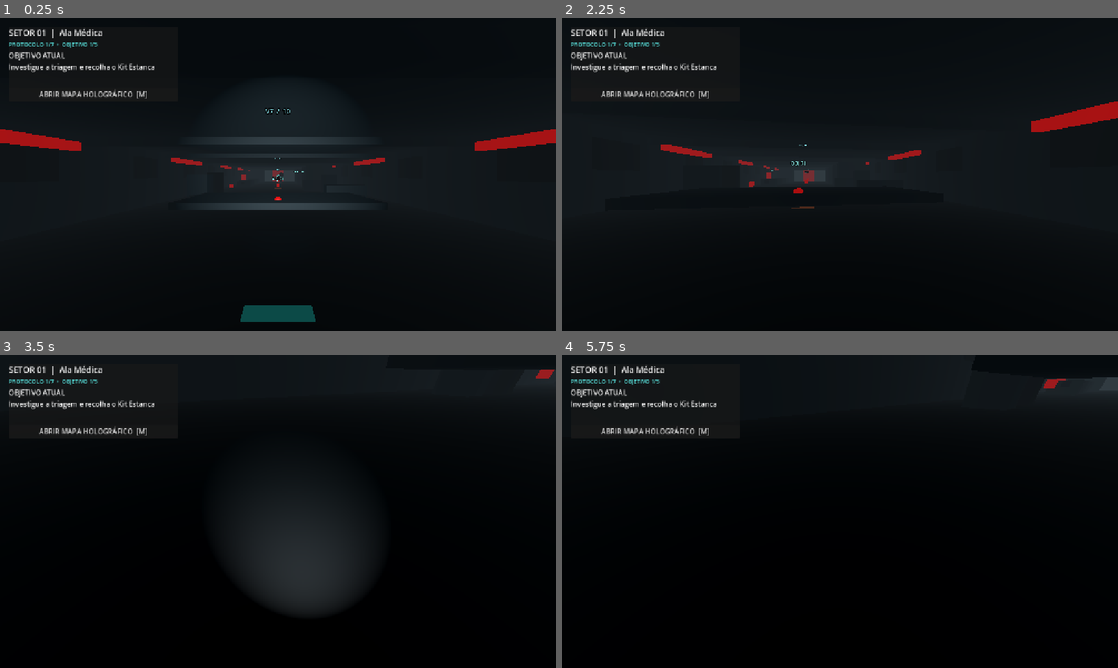
Above: before the commit, frames 1-4 (two rows, left to right).
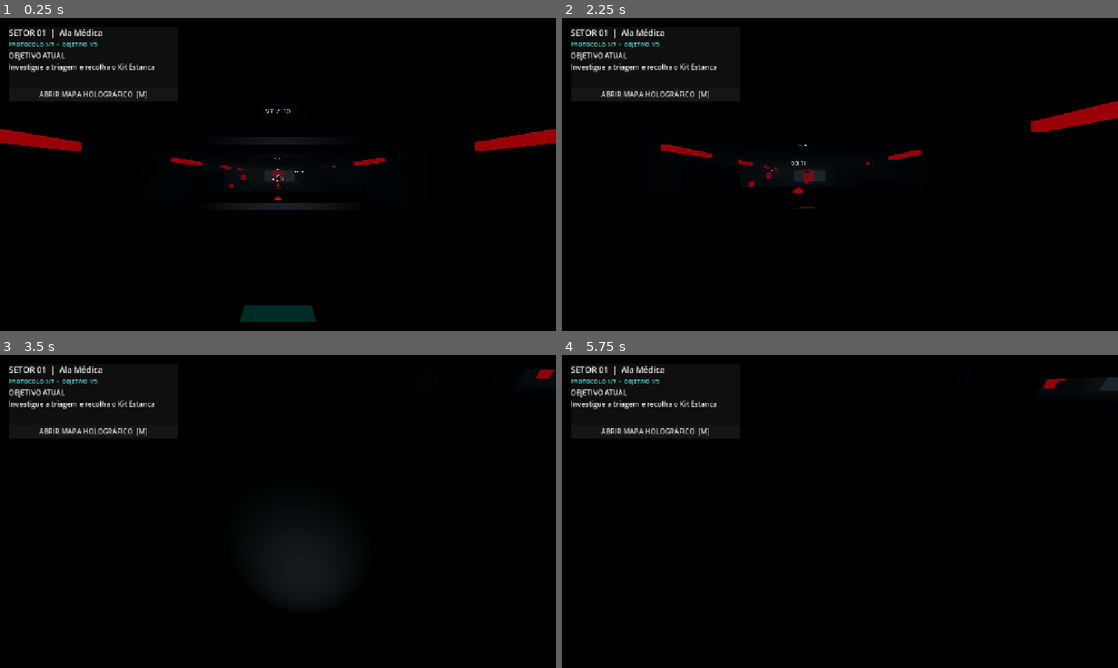
Above: after the commit, the same moments.

Repository: Dracko8891/NEWBORN
Game: Godot game, scene res://scenes/main.tscn
Two runs of this game, one before a commit and one after it. Both use one fixed random seed, a clock stepped at 60 frames per second and the inputs below.
Inputs (mouse positions are in pixels of both pictures, inside the frame that each line leads up to):
- Up to frame 1 (0.25 s): no input
- Up to frame 2 (2.25 s): tap Enter at 0.5 s; move the mouse to (867, 174) at 0.52 s; hold W (move_forward) 0.53-1.25 s; hold L (flashlight) 0.53-1.25 s; click (867, 174) at 0.67 s; click "ABRIR MAPA HOLOGRÁFICO [M]" at 1.25 s; click "FECHAR [M]" at 2 s
- Up to frame 3 (3.5 s): tap Space at 2.75 s; move the mouse to (250, 511) at 2.77 s; hold W (move_forward) from 2.78 s (still down); tap C (crouch) at 2.85 s; click (250, 511) at 2.92 s; tap L (flashlight) at 3.05 s
- Up to frame 4 (5.75 s): keep holding W (move_forward); move the mouse to (851, 505) at 3.52 s; hold X (dynamo) 3.53-4.28 s; click (851, 505) at 3.67 s; tap L (flashlight) at 3.8, 4.35, 5.3 s; tap Enter at 4.25 s; move the mouse to (834, 517) at 4.27 s; click (834, 517) at 4.42 s; tap Space at 5 s; move the mouse to (878, 514) at 5.02 s; hold F (interact) from 5.03 s (still down); click (878, 514) at 5.17 s

The runs differ from the first frame. In frame 1, 29% of the frame differs, in the area x 0-100%, y 19-98%; in frame 2, 20%; in frame 3, 4.2%; in frame 4, 4.2%.
Error after the commit: Parse Error: Function "_material()" not found in base self. (res://systems/horror_atmosphere.gd:84)

Commit message:
Add cinematic horror atmosphere, first-person arms and organic Newborn model

Diff:
--- a/ai/newborn_hunter.gd
+++ b/ai/newborn_hunter.gd
@@ -23,9 +23,14 @@
 var attack_cooldown := 0.0
 var _repath_timer := 0.0
 var _investigate_timer := 0.0
+var _organic_head: Node3D
+var _lower_jaw: Node3D
+var _organic_veins: Array[MeshInstance3D] = []
+var _horror_clock := 0.0
 
 func _ready() -> void:
 	add_to_group("noise_listeners")
+	_build_organic_body()
 	eyes = get_node_or_null("EyesRay") as RayCast3D
 	if eyes == null:
 		eyes = RayCast3D.new()
@@ -60,6 +65,89 @@
 	stun_timer = maxf(seconds, stun_seconds)
 	state = State.STUNNED
 	velocity = Vector3.ZERO
+
+func _process(delta: float) -> void:
+	_horror_clock += delta
+	if is_instance_valid(_organic_head):
+		var threat := 1.0 if state in [State.HUNT, State.MIMIC_AMBUSH] else 0.25
+		_organic_head.rotation.z = sin(_horror_clock * (9.0 + threat * 8.0)) * 0.045 * threat
+		_organic_head.rotation.x = sin(_horror_clock * 5.3) * 0.025
+	if is_instance_valid(_lower_jaw):
+		var jaw_open := 0.32 if state == State.HUNT else 0.02
+		_lower_jaw.rotation.x = lerpf(_lower_jaw.rotation.x, jaw_open + sin(_horror_clock * 17.0) * 0.025, delta * 5.0)
+	var pulse := 0.5 + 0.5 * sin(_horror_clock * 5.4)
+	for vein in _organic_veins:
+		var material := vein.material_override as StandardMaterial3D
+		if material != null:
+			material.emission_energy_multiplier = 0.35 + pulse * (1.25 if state == State.HUNT else 0.55)
+
+func _build_organic_body() -> void:
+	var old_body := get_node_or_null("Body") as MeshInstance3D
+	if old_body != null:
+		old_body.visible = false
+	var old_veins := get_node_or_null("Body/FaceVeins") as MeshInstance3D
+	if old_veins != null:
+		old_veins.visible = false
+	var porcelain := _organic_material(Color(0.72, 0.68, 0.62), 0.22, 0.0)
+	var shadow := _organic_material(Color(0.075, 0.055, 0.06), 0.48, 0.0)
+	var vein_material := _organic_material(Color(0.19, 0.012, 0.035), 0.3, 0.8)
+	var torso := _organic_sphere("PorcelainTorso", Vector3(0, 1.22, 0), Vector3(0.34, 0.76, 0.23), porcelain)
+	torso.rotation.z = -0.08
+	_organic_sphere("RibCageLeft", Vector3(-0.2, 1.38, -0.12), Vector3(0.11, 0.43, 0.14), shadow).rotation.z = -0.28
+	_organic_sphere("RibCageRight", Vector3(0.2, 1.38, -0.12), Vector3(0.11, 0.43, 0.14), shadow).rotation.z = 0.28
+	_organic_sphere("Pelvis", Vector3(0, 0.66, 0), Vector3(0.31, 0.23, 0.2), porcelain)
+	_organic_limb("LeftArm", Vector3(-0.3, 1.55, 0), Vector3(-0.48, 0.78, -0.08), 0.105, porcelain)
+	_organic_limb("RightArm", Vector3(0.3, 1.55, 0), Vector3(0.48, 0.78, -0.08), 0.105, porcelain)
+	_organic_limb("LeftLeg", Vector3(-0.17, 0.62, 0), Vector3(-0.2, 0.08, -0.04), 0.14, porcelain)
+	_organic_limb("RightLeg", Vector3(0.17, 0.62, 0), Vector3(0.2, 0.08, -0.04), 0.14, porcelain)
+	_organic_head = Node3D.new()
+	_organic_head.name = "SealedSkull"
+	_organic_head.position = Vector3(0, 2.0, -0.015)
+	add_child(_organic_head)
+	_organic_sphere("Skull", Vector3.ZERO, Vector3(0.29, 0.36, 0.27), porcelain, _organic_head)
+	_organic_sphere("SealedMouth", Vector3(0, -0.2, -0.21), Vector3(0.19, 0.065, 0.055), shadow, _organic_head)
+	_lower_jaw = Node3D.new()
+	_lower_jaw.name = "DoubleJaw"
+	_lower_jaw.position = Vector3(0, -0.22, -0.17)
+	_organic_head.add_child(_lower_jaw)
+	_organic_sphere("JawPlate", Vector3(0, -0.055, -0.08), Vector3(0.2, 0.075, 0.12), shadow, _lower_jaw)
+	for side in [-1.0, 1.0]:
+		var vein := _organic_sphere("PulsingVein", Vector3(side * 0.14, 1.25, -0.225), Vector3(0.035, 0.48, 0.025), vein_material)
+		vein.rotation.z = side * -0.22
+		_organic_veins.append(vein)
+		var neck_vein := _organic_sphere("NeckVein", Vector3(side * 0.08, 1.82, -0.18), Vector3(0.025, 0.22, 0.025), vein_material)
+		neck_vein.rotation.z = side * 0.35
+		_organic_veins.append(neck_vein)
+
+func _organic_material(color: Color, roughness: float, emission_energy: float) -> StandardMaterial3D:
+	var material := StandardMaterial3D.new()
+	material.albedo_color = color
+	material.roughness = roughness
+	material.metallic = 0.0
+	if emission_energy > 0.0:
+		material.emission_enabled = true
+		material.emission = Color(0.55, 0.008, 0.045)
+		material.emission_energy_multiplier = emission_energy
+	return material
+
+func _organic_sphere(label: String, position: Vector3, scale_value: Vector3, material: Material, parent: Node3D = null) -> MeshInstance3D:
+	var mesh_node := MeshInstance3D.new()
+	mesh_node.name = label
+	var sphere := SphereMesh.new()
+	sphere.radius = 0.5
+	sphere.height = 1.0
+	mesh_node.mesh = sphere
+	mesh_node.scale = scale_value
+	mesh_node.position = position
+	mesh_node.material_override = material
+	(parent if parent != null else self).add_child(mesh_node)
+	return mesh_node
+
+func _organic_limb(label: String, start: Vector3, finish: Vector3, radius: float, material: Material) -> void:
+	var delta := finish - start
+	var limb := _organic_sphere(label, (start + finish) * 0.5, Vector3(radius, delta.length() * 0.62, radius), material)
+	limb.look_at(finish, Vector3.UP)
+	limb.rotate_object_local(Vector3.RIGHT, PI * 0.5)
 
 func _physics_process(delta: float) -> void:
 	attack_cooldown = maxf(0.0, attack_cooldown - delta)
--- a/chapters/campaign_level.gd
+++ b/chapters/campaign_level.gd
@@ -35,6 +35,7 @@
 	_build_objectives()
 	_build_chapter_puzzle_stations()
 	_spawn_hunter()
+	_install_horror_atmosphere()
 	await NavMeshDirector.garantir_navegacao_capitulo(self)
 	loading_layer.queue_free()
 
@@ -321,8 +322,17 @@
 	mesh_node.material_override = mat
 	node.add_child(mesh_node)
 
+func _install_horror_atmosphere() -> void:
+	var atmosphere := Node3D.new()
+	atmosphere.name = "HorrorAtmosphere"
+	atmosphere.set_script(load("res://systems/horror_atmosphere.gd"))
+	add_child(atmosphere)
+
+
 func _ensure_environment() -> void:
-	if get_tree().current_scene != null and get_tree().current_scene.find_child("WorldEnvironment", true, false) != null:
+	var existing := get_tree().current_scene.find_child("WorldEnvironment", true, false) if get_tree().current_scene != null else null
+	if existing is WorldEnvironment and existing.environment != null:
+		_apply_cinematic_environment(existing.environment)
 		return
 	var world := WorldEnvironment.new()
 	world.name = "WorldEnvironment"
@@ -335,8 +345,16 @@
 	env.fog_enabled = true
 	env.fog_light_color = Color(0.16, 0.19, 0.21)
 	env.fog_density = 0.018
+	_apply_cinematic_environment(env)
 	world.environment = env
 	add_child(world)
+
+
+func _apply_cinematic_environment(env: Environment) -> void:
+	env.ambient_light_energy = 0.05
+	env.tonemap_mode = Environment.TONE_MAPPER_ACES
+	env.tonemap_exposure = 0.92
+	env.fog_density = 0.012
 
 
 func _build_safe_room() -> void:
--- a/scenes/main.tscn
+++ b/scenes/main.tscn
@@ -8,8 +8,8 @@
 background_color = Color(0.012, 0.018, 0.024, 1)
 ambient_light_source = 3
 ambient_light_color = Color(0.32, 0.38, 0.42, 1)
-ambient_light_energy = 0.35
-tonemap_mode = 2
+ambient_light_energy = 0.05
+tonemap_mode = 3
 fog_enabled = true
 fog_light_color = Color(0.16, 0.19, 0.21, 1)
 fog_density = 0.018
--- /dev/null
+++ b/systems/horror_atmosphere.gd
@@ -0,0 +1,149 @@
+extends Node3D
+## Lightweight cinematic layer: one screen shader, low-count CPU dust and a tiny first-person viewmodel.
+
+const DUST_COUNT := 36
+const BASE_FOV := 78.0
+const PLAYER_SCENE := preload("res://scenes/player.tscn")
+
+var _player: Node3D
+var _camera: Camera3D
+var _flashlight: SpotLight3D
+var _dust: CPUParticles3D
+var _overlay: ColorRect
+var _shader_material: ShaderMaterial
+var _viewmodel: Node3D
+var _time := 0.0
+var _fov_offset := 0.0
+var _heartbeat := 0.0
+var _enemy: Node3D
+var _photosensitive := false
+
+func _ready() -> void:
+	_player = get_tree().get_first_node_in_group("player") as Node3D
+	if _player == null:
+		return
+	_camera = _player.get_node_or_null("Head/Camera3D") as Camera3D
+	_flashlight = _player.get_node_or_null("Head/Camera3D/Flashlight") as SpotLight3D
+	if _camera == null:
+		return
+	_photosensitive = GameState.photosensitive_mode
+	_create_viewmodel()
+	_create_screen_overlay()
+	_create_dust()
+	_enemy = get_tree().get_first_node_in_group("noise_listeners") as Node3D
+
+func _create_screen_overlay() -> void:
+	var layer := CanvasLayer.new()
+	layer.name = "CinematicOverlay"
+	layer.layer = 40
+	add_child(layer)
+	_overlay = ColorRect.new()
+	_overlay.name = "FilmAndVignette"
+	_overlay.mouse_filter = Control.MOUSE_FILTER_IGNORE
+	_overlay.set_anchors_and_offsets_preset(Control.PRESET_FULL_RECT)
+	_shader_material = ShaderMaterial.new()
+	var shader := Shader.new()
+	shader.code = """
+shader_type canvas_item;
+uniform sampler2D screen_texture : hint_screen_texture, filter_linear;
+uniform float grain_strength = 0.018;
+uniform float vignette_strength = 0.42;
+uniform float pulse = 0.0;
+uniform float chromatic = 0.0;
+uniform float clock = 0.0;
+float hash21(vec2 p) {
+	p = fract(p * vec2(123.34, 456.21));
+	p += dot(p, p + 45.32);
+	return fract(p.x * p.y);
+}
+void fragment() {
+	vec2 uv = SCREEN_UV;
+	vec2 centered = uv - vec2(0.5);
+	float edge = smoothstep(0.22, 0.78, length(centered) * 1.38);
+	vec2 direction = normalize(centered + vec2(0.0001));
+	float shift = chromatic * edge * 0.0025;
+	vec3 col;
+	col.r = texture(screen_texture, uv + direction * shift).r;
+	col.g = texture(screen_texture, uv).g;
+	col.b = texture(screen_texture, uv - direction * shift).b;
+	float grain = (hash21(floor(uv * vec2(1280.0, 720.0) + clock * 37.0)) - 0.5) * grain_strength;
+	float vignette = 1.0 - edge * (vignette_strength + pulse * 0.12);
+	col = col * vignette + grain;
+	COLOR = vec4(col, 1.0);
+}
+"""
+	_shader_material.shader = shader
+	_overlay.material = _shader_material
+	layer.add_child(_overlay)
+
+func _create_viewmodel() -> void:
+	_viewmodel = Node3D.new()
+	_viewmodel.name = "ArthurFirstPersonArms"
+	_viewmodel.position = Vector3.ZERO
+	_camera.add_child(_viewmodel)
+	var skin := _material(Color(0.31, 0.25, 0.22), 0.88)
+	var sleeve := _material(Color(0.075, 0.085, 0.09), 0.94)
+	var metal := _material(Color(0.12, 0.15, 0.17), 0.34, 0.72)
+	_add_capsule(_viewmodel, "RightSleeve", Vector3(0.36, -0.42, -0.54), Vector3(0.18, 0.42, 0.18), sleeve)
+	_add_sphere(_viewmodel, "RightHand", Vector3(0.30, -0.25, -0.78), Vector3(0.13, 0.12, 0.18), skin)
+	_add_capsule(_viewmodel, "LeftSleeve", Vector3(-0.32, -0.53, -0.42), Vector3(0.16, 0.36, 0.16), sleeve)
+	_add_sphere(_viewmodel, "LeftHand", Vector3(-0.18, -0.36, -0.77), Vector3(0.12, 0.10, 0.16), skin)
+	_add_box(_viewmodel, "KineticFlashlightBody", Vector3(0.08, -0.23, -0.92), Vector3(0.12, 0.12, 0.48), metal)
+	_add_box(_viewmodel, "FlashlightGrip", Vector3(0.08, -0.29, -0.82), Vector3(0.13, 0.18, 0.14), sleeve)
+
+func _create_dust() -> void:
+	_dust = CPUParticles3D.new()
+	_dust.name = "FloatingSpores"
+	_dust.amount = DUST_COUNT
+	_dust.lifetime = 8.0
+	_dust.explosiveness = 0.0
+	_dust.emission_shape = CPUParticles3D.EMISSION_SHAPE_BOX
+	_dust.emission_box_extents = Vector3(8.0, 2.5, 8.0)
+	_dust.direction = Vector3(0.1, 1.0, 0.0)
+	_dust.spread = 180.0
+	_dust.initial_velocity_min = 0.025
+	_dust.initial_velocity_max = 0.12
+	_dust.gravity = Vector3(0.0, 0.015, 0.0)
+	_dust.scale_amount_min = 0.012
+	_dust.scale_amount_max = 0.035
+	_dust.emitting = true
+	var particle_material := StandardMaterial3D.new()
+	particle_material.shading_mode = BaseMaterial3D.SHADING_MODE_UNSHADED
+	particle_material.transparency = BaseMaterial3D.TRANSPARENCY_ALPHA
+	particle_material.albedo_color = Color(0.66, 0.72, 0.69, 0.24)
+	var quad := QuadMesh.new()
+	quad.size = Vector2(0.035, 0.035)
+	quad.material = particle_material
+	_dust.draw_pass_1 = quad
+	add_child(_dust)
+
+func _process(delta: float) -> void:
+	if not is_instance_valid(_player) or not is_instance_valid(_camera):
+		return
+	_time += delta
+	if is_instance_valid(_dust):
+		_dust.global_position = _camera.global_position + -_camera.global_basis.z * 3.0
+		_dust.emitting = _flashlight != null and _flashlight.visible
+	var enemy_distance := 100.0
+	var hunting := false
+	if is_instance_valid(_enemy):
+		enemy_distance = _player.global_position.distance_to(_enemy.global_position)
+		var state_value: Variant = _enemy.get("state")
+		hunting = state_value != null and int(state_value) in [2, 3, 5]
+	var fear := clampf(1.0 - enemy_distance / 12.0, 0.0, 1.0)
+	var target_fov := BASE_FOV + (3.0 if hunting else 0.0) + fear * 2.0
+	_fov_offset = move_toward(_fov_offset, target_fov - BASE_FOV, delta * (1.4 if hunting else 2.8))
+	_camera.fov = BASE_FOV + _fov_offset
+	var heartbeat_rate := 1.0 + fear * 1.8
+	_heartbeat = (sin(_time * TAU * heartbeat_rate) * 0.5 + 0.5) * fear
+	var camera_bob := sin(_time * 1.7) * 0.008
+	if is_instance_valid(_viewmodel):
+		_viewmodel.position.y = camera_bob
+		_viewmodel.rotation.z = sin(_time * 1.1) * 0.012 + fear * sin(_time * 8.0) * 0.018
+		_viewmodel.rotation.x = fear * sin(_time * 11.0) * 0.012
+	if _shader_material != null:
+		_shader_material.set_shader_parameter("clock", _time)
+		_shader_material.set_shader_parameter("pulse", 0.0 if _photosensitive else _heartbeat)
+		_shader_material.set_shader_parameter("chromatic", 0.0 if _photosensitive else fear * (1.0 if hunting else 0.35))
+		_shader_material.set_shader_parameter("grain_strength", 0.009 if _photosensitive else 0.018)
+		_shader_material.set_shader_parameter("vignette_strength", 0.28 if _photosensitive else 0.42)
--- /dev/null
+++ b/tests/horror_atmosphere_test.gd
@@ -0,0 +1,24 @@
+extends SceneTree
+const Atmosphere = preload("res://systems/horror_atmosphere.gd")
+const PlayerScene = preload("res://scenes/player.tscn")
+const HunterScene = preload("res://ai/newborn_hunter.tscn")
+
+func _initialize() -> void:
+	call_deferred("_run")
+
+func _run() -> void:
+	var player := PlayerScene.instantiate()
+	root.add_child(player)
+	var hunter := HunterScene.instantiate()
+	root.add_child(hunter)
+	var atmosphere := Node3D.new()
+	atmosphere.set_script(Atmosphere)
+	root.add_child(atmosphere)
+	await process_frame
+	assert(atmosphere.get_node_or_null("CinematicOverlay") != null, "Cinematic overlay must be created.")
+	assert(player.get_node_or_null("Head/Camera3D/ArthurFirstPersonArms") != null, "First-person arms must exist.")
+	assert(hunter.get_node_or_null("PorcelainTorso") != null, "Organic Newborn torso must exist.")
+	assert(hunter.get_node_or_null("SealedSkull/DoubleJaw") != null, "Double jaw must exist.")
+	assert(atmosphere.get_node_or_null("FloatingSpores") != null, "Low-count dust particles must exist.")
+	print("NEWBORN cinematic atmosphere / viewmodel / organic hunter test: PASS")
+	quit(0)
